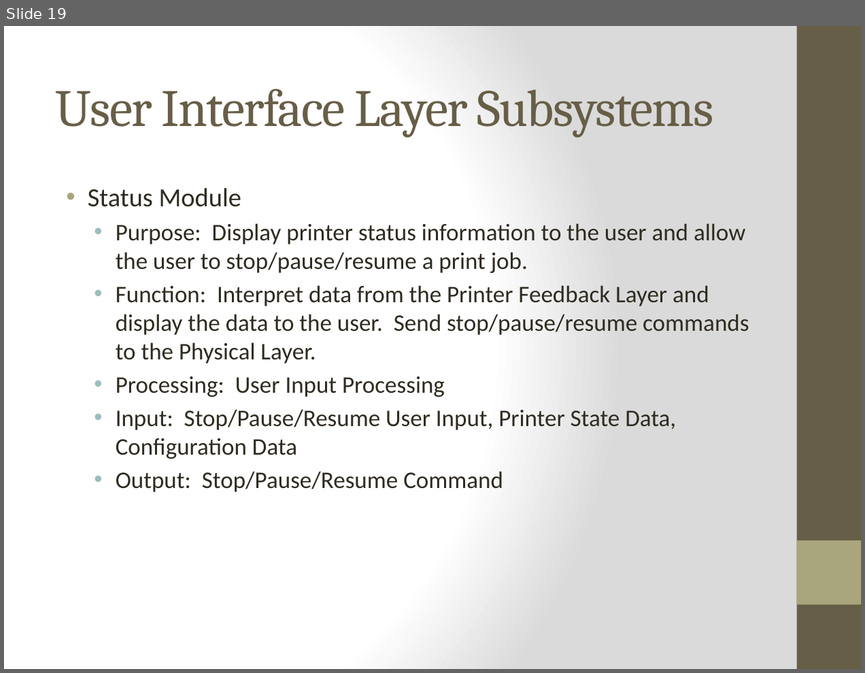
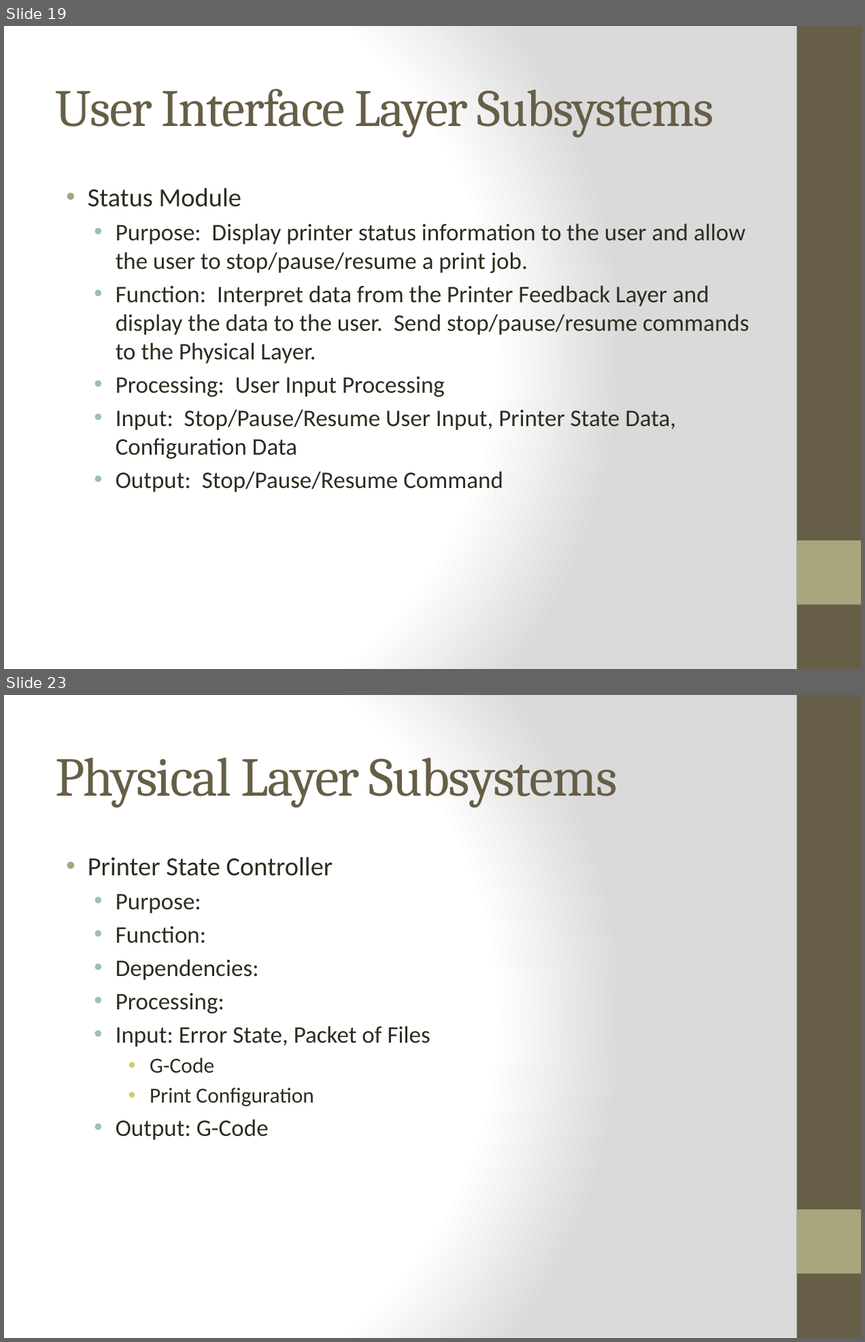
Before and after one commit to qpHalcy0n/SRDesign, a slide deck: ADS Gate Review/Team Ink3d ADS.pptx. Shown one above the other, each under a label of ours: slide 19 before the commit, slides 19 and 23 after it; the slides between them are not shown. The pictures are 865x673 and 865x1342 pixels, drawn with LibreOffice and Linux fonts; fonts in the diff are those of the drawing. Boxes give left, top, right and bottom in pixels: in the first picture for what was removed or moved away, otherwise in the second. Text is boxed around its words. In the diff, an @@ line names an element or a change of style, - is before the commit and + after.

```diff
--- a/ADS Gate Review/Team Ink3d ADS.pptx
+++ b/ADS Gate Review/Team Ink3d ADS.pptx
@@ slide 23 added at bbox=[4, 695, 861, 1338], background gradient #FFFFFF to #DADADA; not listed: 2 template elements that a slide beside it also shows @@
@@ title added at bbox=[56, 758, 617, 808], 46 pt, text #675E47 @@
+Physical Layer Subsystems
@@ text added at bbox=[88, 857, 430, 1140], 20 pt, text #2F2B20 @@
+• Printer State Controller
+  • Purpose:
+  • Function:
+  • Dependencies:
+  • Processing:
+  • Input: Error State, Packet of Files
+    • G-Code
+    • Print Configuration
+  • Output: G-Code
```
Also in this commit, not shown: 5 other slides added.
